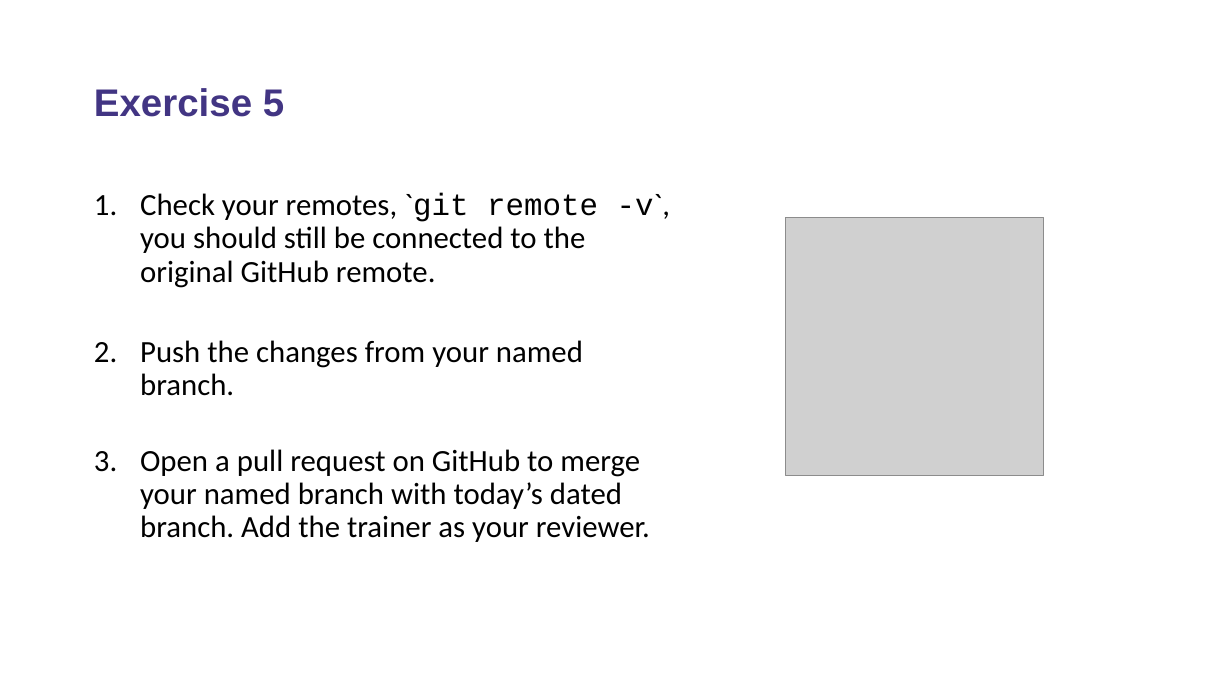
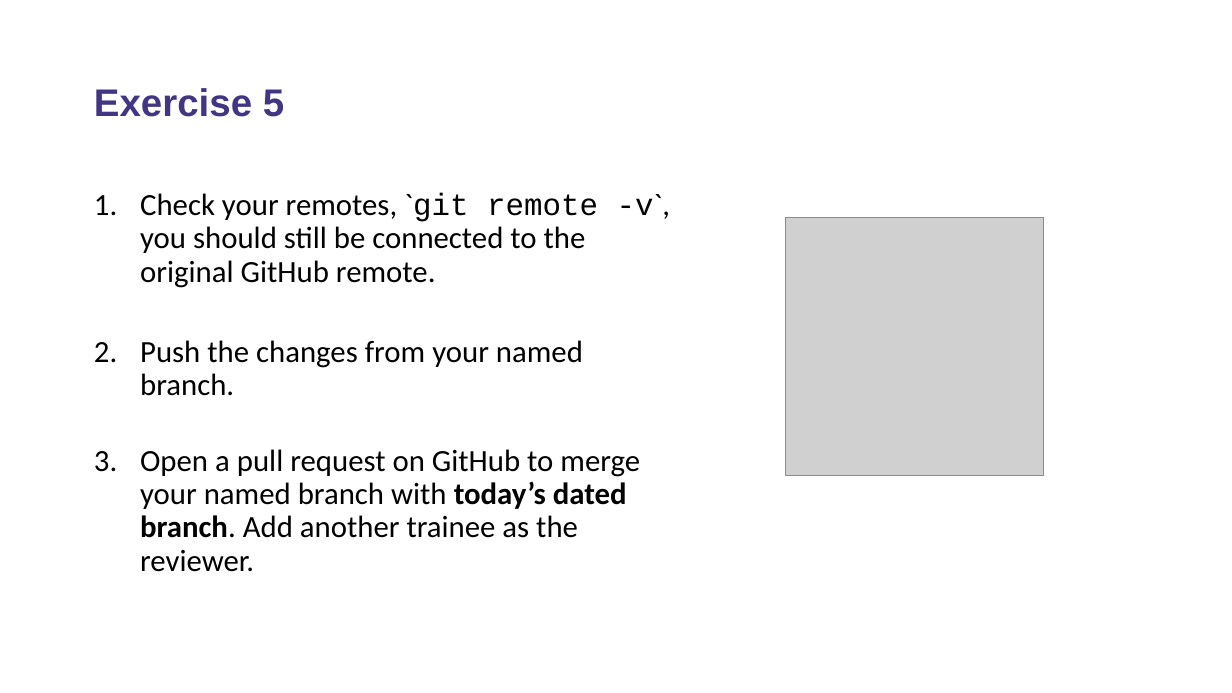
Before and after one commit to Public-Health-Scotland/learn-git, a slide deck: slide 60 of Introduction to Git.pptx. Drawn at 1232x693 pixels with LibreOffice and Linux fonts; fonts in the diff are those of the drawing; grey boxes stand for pictures; background and template pictures are left out. Boxes give left, top, right and bottom in pixels: in the first picture for what was removed or moved away, otherwise in the second. Text is boxed around its words. In the diff, an @@ line names an element or a change of style, - is before the commit and + after.

Commit message:
Update to match trainer materials

```diff
--- a/Introduction to Git.pptx
+++ b/Introduction to Git.pptx
@@ text at box(140, 449, 640, 572): text changed @@
-3. Open a pull request on GitHub to merge your named branch with today’s dated branch. Add the trainer as your reviewer.
+3. Open a pull request on GitHub to merge your named branch with today’s dated branch. Add another trainee as the reviewer.
```
Also in this commit, not shown: 2 other slides changed, 1 other file.
